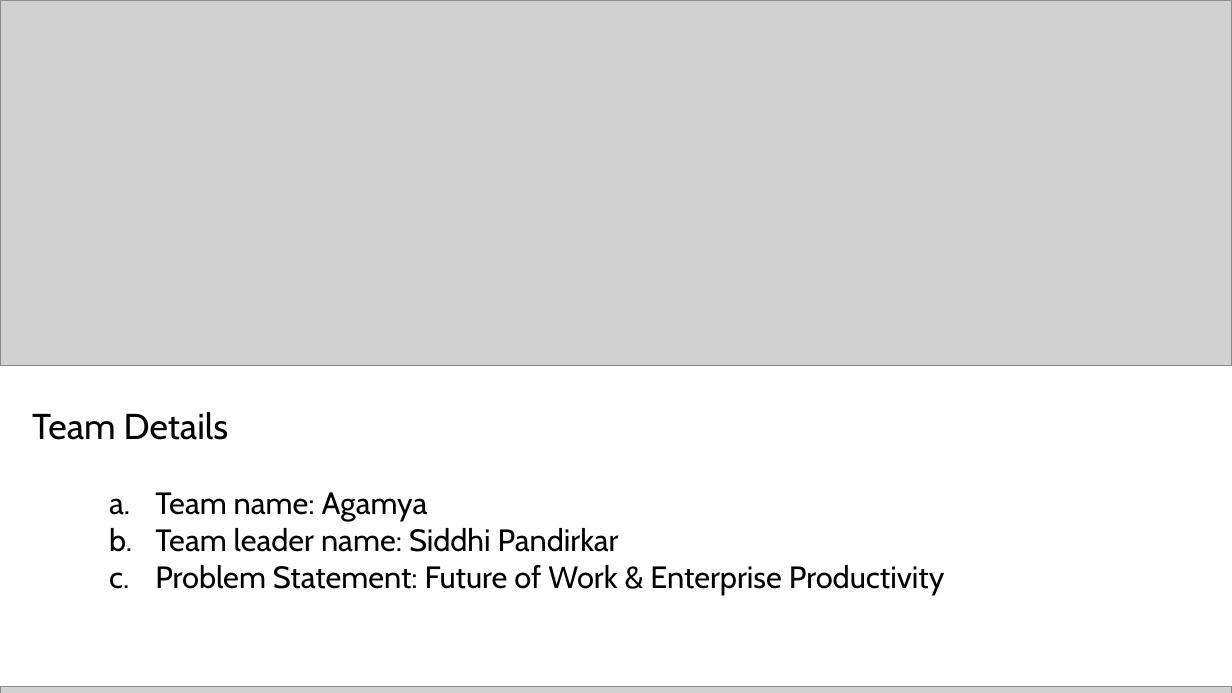
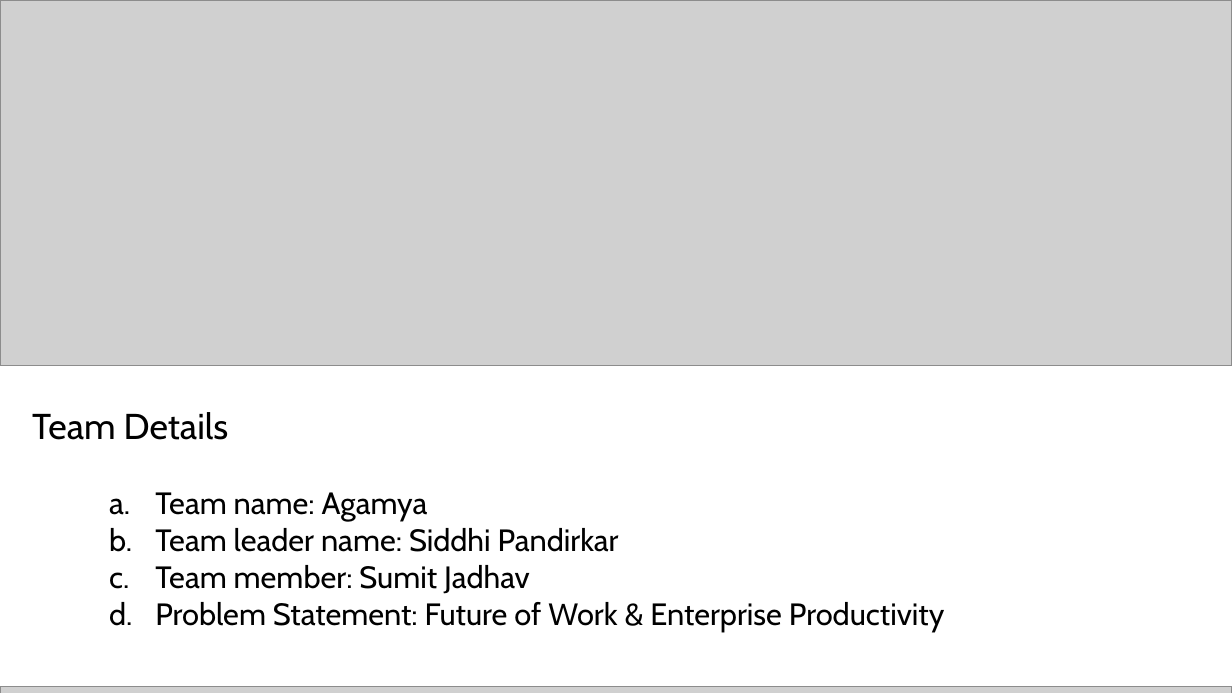
Before and after one commit to S-D-P/Agamya-AI-Builder-Cup-26, a slide deck: slide 1 of docs/submission/Agamya-Submission-Deck.pptx. Drawn at 1232x693 pixels with LibreOffice and Linux fonts; fonts in the diff are those of the drawing; grey boxes stand for pictures. Boxes give left, top, right and bottom in pixels: in the first picture for what was removed or moved away, otherwise in the second. Text is boxed around its words. In the diff, an @@ line names an element or a change of style, - is before the commit and + after.

```diff
--- a/docs/submission/Agamya-Submission-Deck.pptx
+++ b/docs/submission/Agamya-Submission-Deck.pptx
@@ text at [155, 565, 530, 594]: paragraph added @@
+  c. Team member: Sumit Jadhav
```
Also in this commit, not shown: 1 other file.
